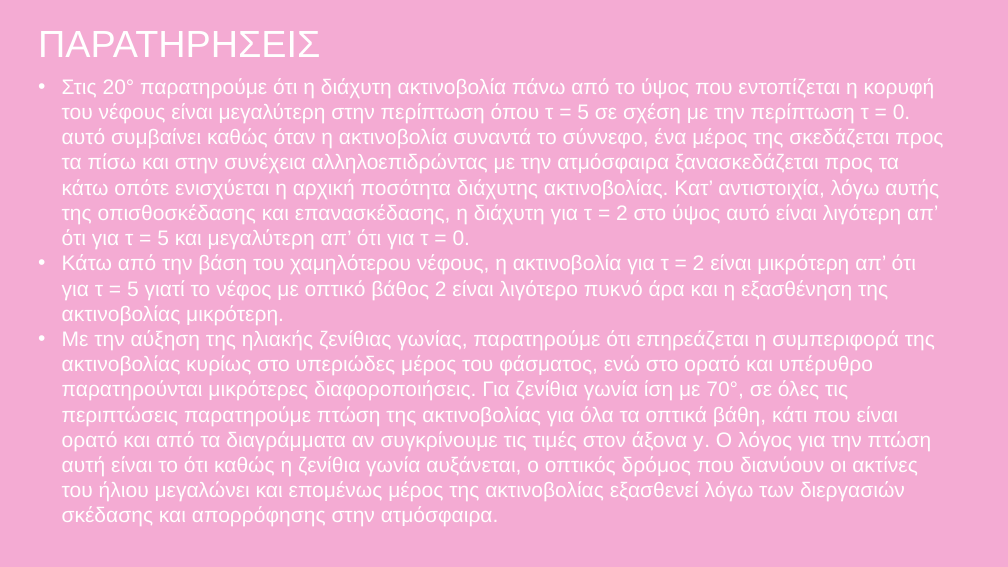
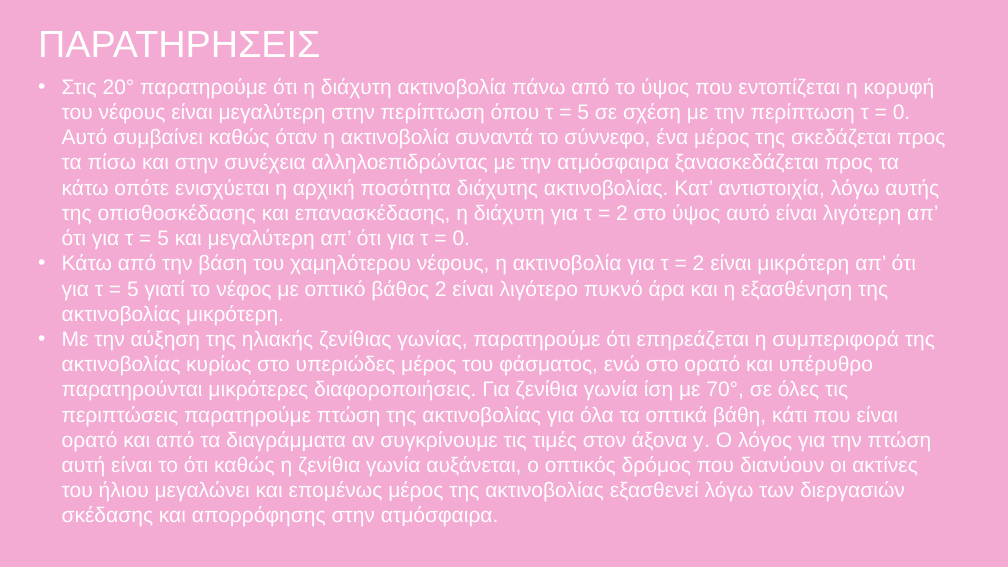
Before and after one commit to nadezsha/MSc---Applied-Meteorology-and-Environmental-Physics, a slide deck: slide 7 of Radiation and Atmosphere Interaction/Report 6/ΕργασίαΈξι.pptx. Drawn at 1008x567 pixels with LibreOffice and Linux fonts; fonts in the diff are those of the drawing. Boxes give left, top, right and bottom in pixels: in the first picture for what was removed or moved away, otherwise in the second. Text is boxed around its words. In the diff, an @@ line names an element or a change of style, - is before the commit and + after.

```diff
--- a/Radiation and Atmosphere Interaction/Report 6/ΕργασίαΈξι.pptx
+++ b/Radiation and Atmosphere Interaction/Report 6/ΕργασίαΈξι.pptx
@@ text at <box>62,78,945,249</box>: text changed @@
-• Στις 20° παρατηρούμε ότι η διάχυτη ακτινοβολία πάνω από το ύψος που εντοπίζεται η κορυφή του νέφους είναι μεγαλύτερη στην περίπτωση όπου τ = 5 σε σχέση με την περίπτωση τ = 0. αυτό συμβαίνει καθώς όταν η ακτινοβολία συναντά το σύννεφο, ένα μέρος της σκεδάζεται προς τα πίσω και στην συνέχεια αλληλοεπιδρώντας με την ατμόσφαιρα ξανασκεδάζεται προς τα κάτω οπότε ενισχύεται η αρχική ποσότητα διάχυτης ακτινοβολίας. Κατ’ αντιστοιχία, λόγω αυτής της οπισθοσκέδασης και επανασκέδασης, η διάχυτη για τ = 2 στο ύψος αυτό είναι λιγότερη απ’ ότι για τ = 5 και μεγαλύτερη απ’ ότι για τ = 0.
+• Στις 20° παρατηρούμε ότι η διάχυτη ακτινοβολία πάνω από το ύψος που εντοπίζεται η κορυφή του νέφους είναι μεγαλύτερη στην περίπτωση όπου τ = 5 σε σχέση με την περίπτωση τ = 0. Αυτό συμβαίνει καθώς όταν η ακτινοβολία συναντά το σύννεφο, ένα μέρος της σκεδάζεται προς τα πίσω και στην συνέχεια αλληλοεπιδρώντας με την ατμόσφαιρα ξανασκεδάζεται προς τα κάτω οπότε ενισχύεται η αρχική ποσότητα διάχυτης ακτινοβολίας. Κατ’ αντιστοιχία, λόγω αυτής της οπισθοσκέδασης και επανασκέδασης, η διάχυτη για τ = 2 στο ύψος αυτό είναι λιγότερη απ’ ότι για τ = 5 και μεγαλύτερη απ’ ότι για τ = 0.
```
Also in this commit, not shown: 5 other slides changed.
